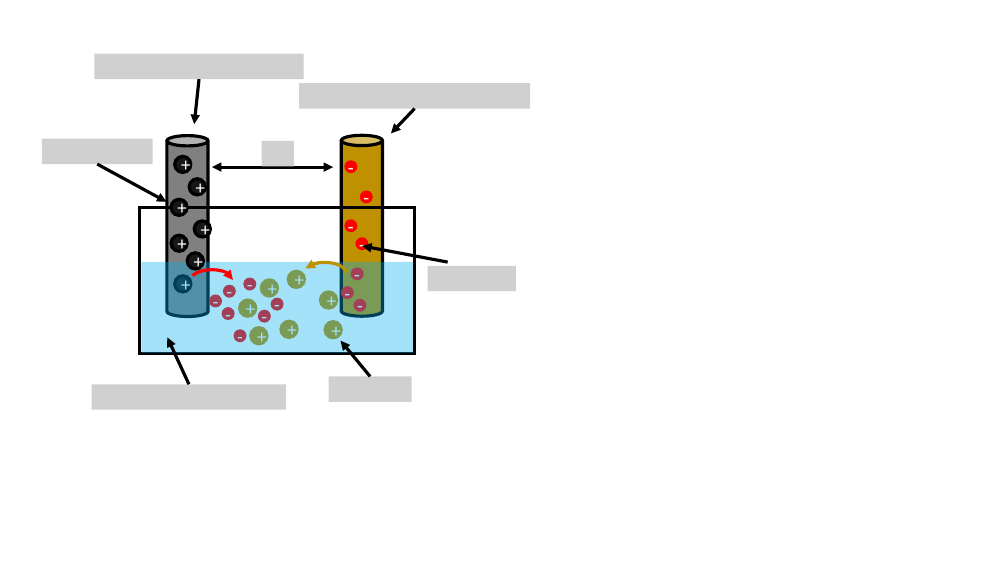
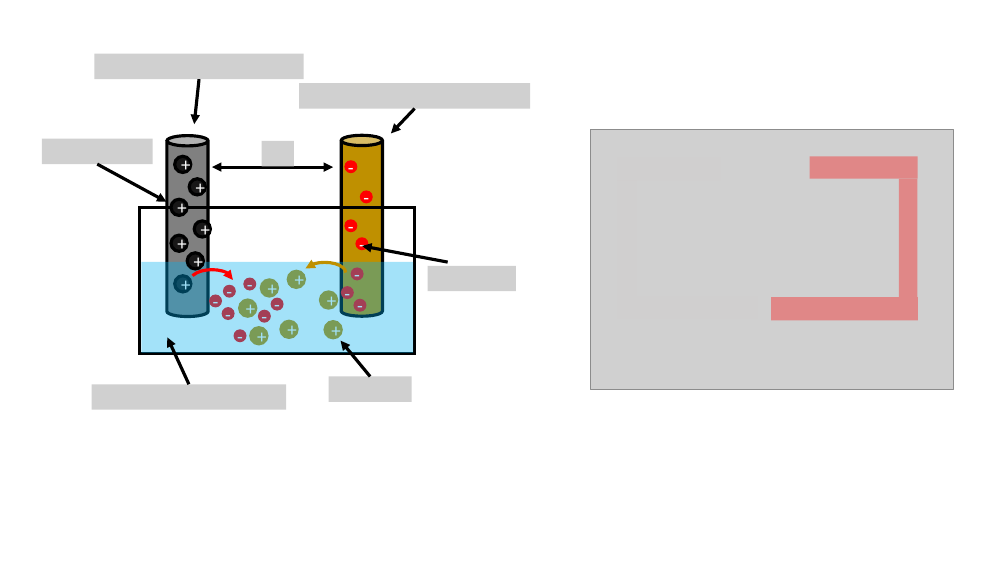
Before and after one commit to OSTP/PhysicsArtofModelling, a slide deck: slide 2 of tex/figures/Circuits/Figures.pptx. Drawn at 1008x567 pixels with LibreOffice and Linux fonts; fonts in the diff are those of the drawing; grey boxes stand for pictures. Boxes give left, top, right and bottom in pixels: in the first picture for what was removed or moved away, otherwise in the second. Text is boxed around its words. In the diff, an @@ line names an element or a change of style, - is before the commit and + after.

```diff
--- a/tex/figures/Circuits/Figures.pptx
+++ b/tex/figures/Circuits/Figures.pptx
@@ group added at box(591, 129, 954, 389): 6 rectangles, 1 picture @@
```
Also in this commit, not shown: 2 other files.
